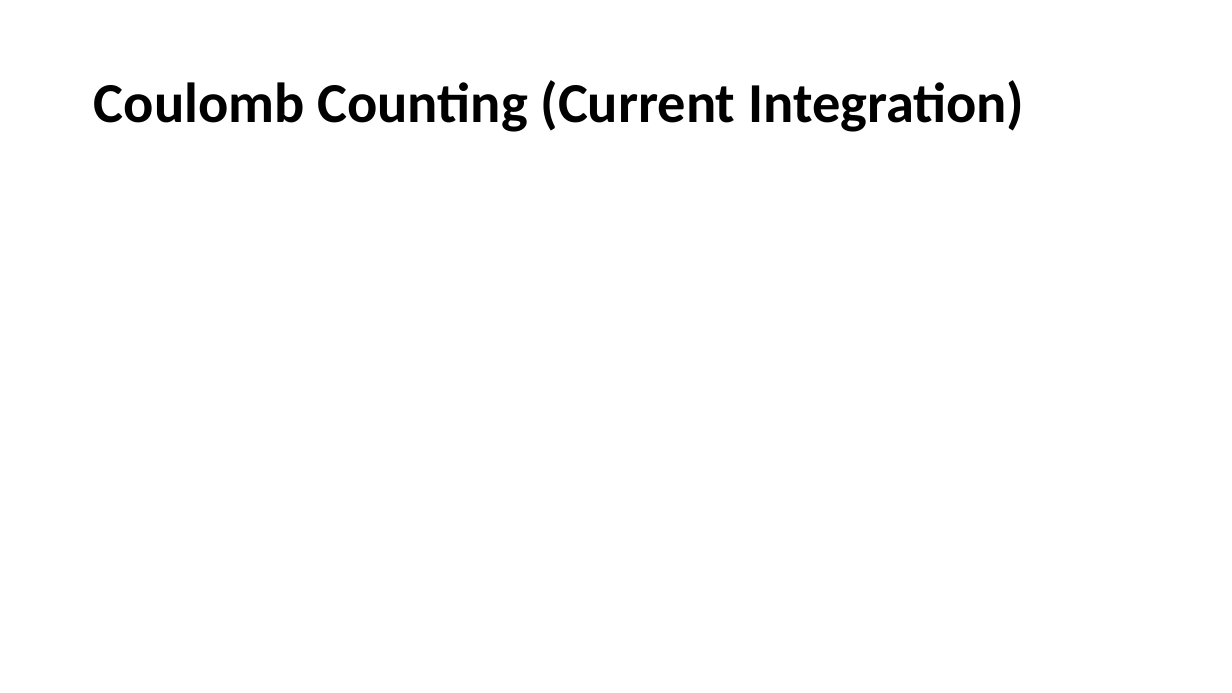
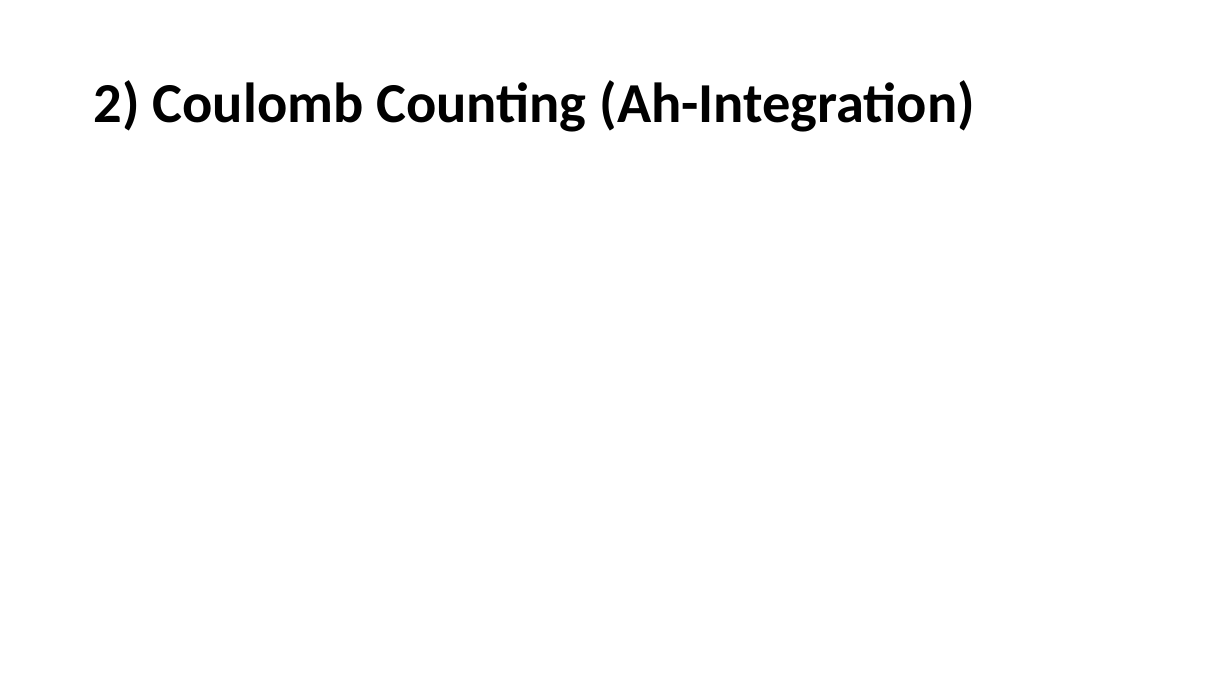
Before and after one commit to DrHammerhead/SoC-estimation, a slide deck: slide 10 of SoC Estimation.pptx (slide 9 before the commit). Drawn at 1232x693 pixels with LibreOffice and Linux fonts; fonts in the diff are those of the drawing; grey boxes stand for pictures. Boxes give left, top, right and bottom in pixels: in the first picture for what was removed or moved away, otherwise in the second. Text is boxed around its words. In the diff, an @@ line names an element or a change of style, - is before the commit and + after.

```diff
--- a/SoC Estimation.pptx
+++ b/SoC Estimation.pptx
@@ title at (x1=94, y1=80, x2=975, y2=132): text changed @@
-Coulomb Counting (Current Integration)
+2) Coulomb Counting (Ah-Integration)
```
Also in this commit, not shown: 7 other slides changed, 30 slides added.
